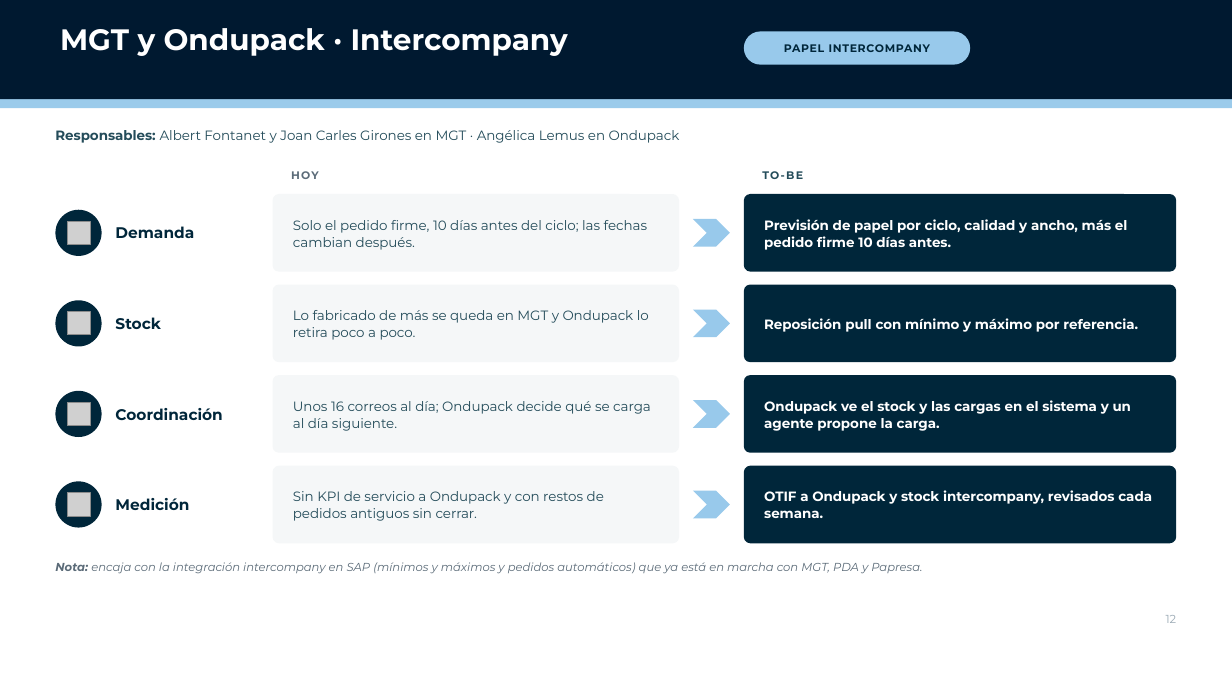
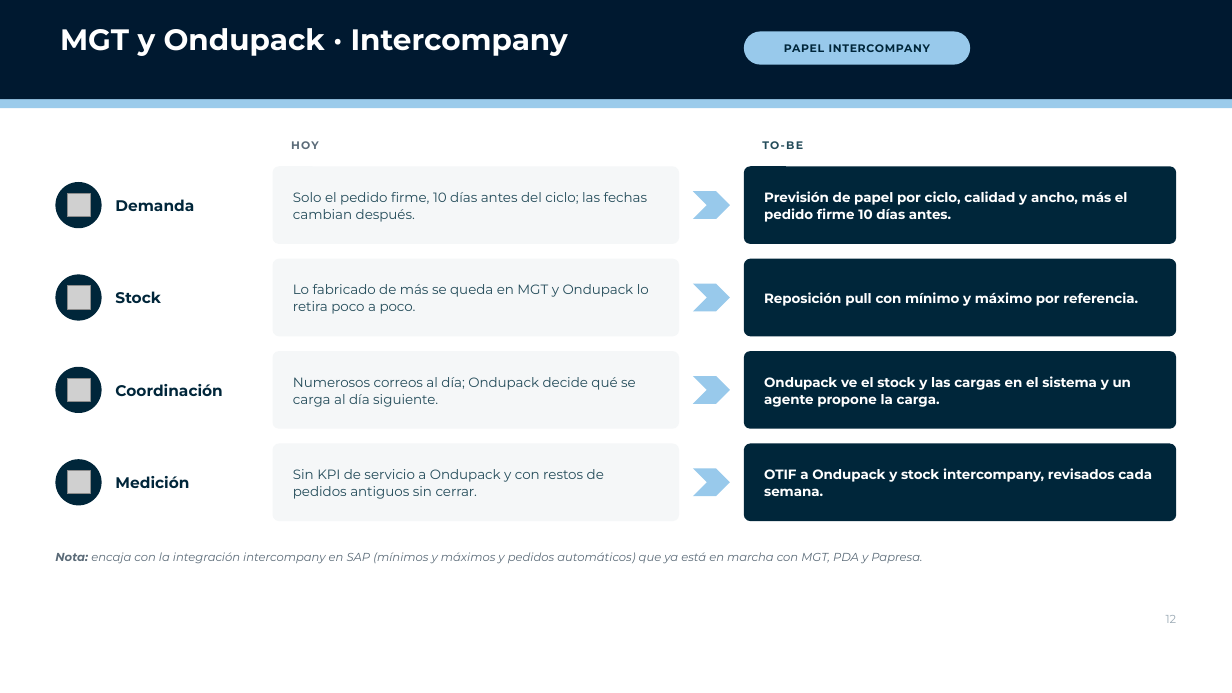
Before and after one commit to Enrique24799/AGSA, a slide deck: slide 12 of presentaciones/P2R_MGT_Ondupack_Direccion.pptx. Drawn at 1232x693 pixels with LibreOffice and Linux fonts; fonts in the diff are those of the drawing; grey boxes stand for pictures; background and template pictures are left out. Boxes give left, top, right and bottom in pixels: in the first picture for what was removed or moved away, otherwise in the second. Text is boxed around its words. In the diff, an @@ line names an element or a change of style, - is before the commit and + after.

```diff
--- a/presentaciones/P2R_MGT_Ondupack_Direccion.pptx
+++ b/presentaciones/P2R_MGT_Ondupack_Direccion.pptx
@@ text removed at (55,130,680,143) @@
-Responsables: Albert Fontanet y Joan Carles Girones en MGT · Angélica Lemus en Ondupack
@@ 3 texts, 2 rounded rectangles, 1 picture, 1 ellipse, 1 chevron: place and size @@
-3 texts, 2 rounded rectangles, 1 picture, 1 ellipse, 1 chevron at (55,168,1177,272)
+3 texts, 2 rounded rectangles, 1 picture, 1 ellipse, 1 chevron at (55,139,1177,244)
@@ 4 rounded rectangles, 3 pictures, 3 ellipses, 2 texts, 2 chevrons: place and size @@
-4 rounded rectangles, 3 pictures, 3 ellipses, 2 texts, 2 chevrons at (55,285,1177,528)
+4 rounded rectangles, 3 pictures, 3 ellipses, 2 texts, 2 chevrons at (55,259,1177,506)
@@ text in rounded rectangle at (293,377,636,407): text changed @@
-Unos 16 correos al día; Ondupack decide qué se carga al día siguiente.
+Numerosos correos al día; Ondupack decide qué se carga al día siguiente.
@@ 2 rounded rectangles, 1 text, 1 chevron: place and size @@
-2 rounded rectangles, 1 text, 1 chevron at (115,466,1177,543)
+2 rounded rectangles, 1 text, 1 chevron at (115,444,1177,521)
@@ text "Nota: encaja con la integración ...": place and size @@
-text "Nota: encaja con la integración ..." at (55,562,922,574)
+text "Nota: encaja con la integración ..." at (55,552,922,564)
```
Also in this commit, not shown: 9 other slides changed, 1 slide removed, 1 other file.
